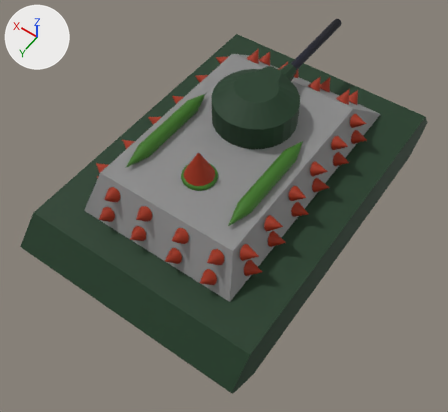
The FBX model Assets/Blender/Tank1/tank1.fbx as it was, and as the next commit left it.
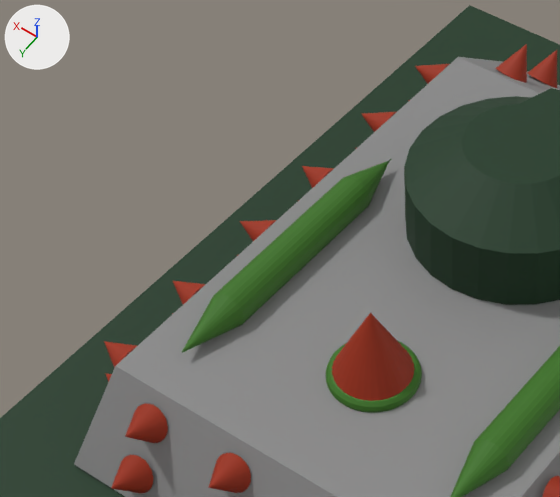
The first picture shows the older version from a 50 mm camera at (-2.72, 3.97, 5.98) aimed at (-0.09, 0.29, 0.19). The close-ups show both versions on the part from 12% to 61% of the width and 8% to 54% of the height of that picture; other places that the commit changed are outside them. The lights are fixed; the arrows at upper left show +X, +Y and +Z. Where no turn or scale is listed for an object, it has been applied to the vertices.
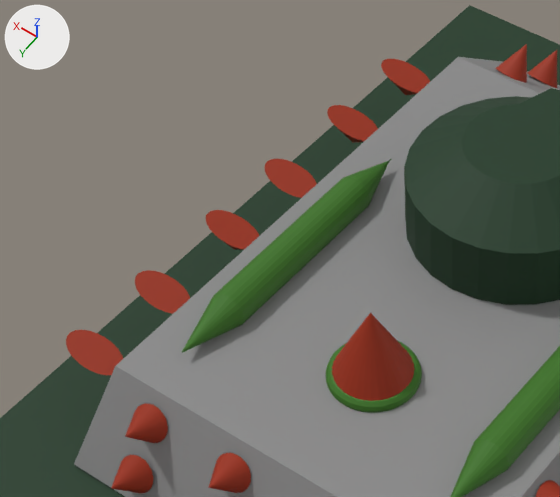
What differs and where, as boxes [x1, y1, x2, y2] in the close-ups (560 x 497 px):
'Cube.005', moved, turned, rescaled: before [104, 64, 449, 382]; after [66, 59, 430, 375]
'Cube.000', moved, turned, rescaled: before [543, 476, 560, 497]; after [536, 480, 560, 497]

Patch to the scene script:
```diff
--- a/Assets/Blender/Tank1/tank1.fbx.py
+++ b/Assets/Blender/Tank1/tank1.fbx.py
@@ ob_cube_000 @@
 ob_cube_000 = bpy.data.objects.new('Cube.000', me_cube_001)
-ob_cube_000.location = (-0.91, -0.11, 0.68)
-ob_cube_000.rotation_euler = (-0.0667, 0.0, -1.571)  # degrees (-3.8, 0, -90)
+ob_cube_000.location = (-0.627, 0.0449, 0.278)
+ob_cube_000.rotation_euler = (-0.0847, -0.0519, -1.564)  # degrees (-4.9, -3, -90)
+ob_cube_000.scale = (0.433, 0.678, 1.39)
@@ ob_cube_005 @@
 ob_cube_005 = bpy.data.objects.new('Cube.005', me_cube_000)
-ob_cube_005.location = (0.996, -0.11, 0.672)
-ob_cube_005.rotation_euler = (0.0, -0.379, -3.142)  # degrees (0, -22, -180)
+ob_cube_005.parent = ob_base
+ob_cube_005.location = (0.656, 0.0449, 0.267)
+ob_cube_005.rotation_euler = (0.0, -2.264, 0.0)  # degrees (0, -130, 0)
+ob_cube_005.scale = (0.809, 0.433, 1.31)
@@ ob_base @@
+ob_base = bpy.data.objects.new('Base', None)
+ob_base.location = (0.0214, -0.214, 0.479)
+ob_base.scale = (1.49, 2.31, 0.721)
```
